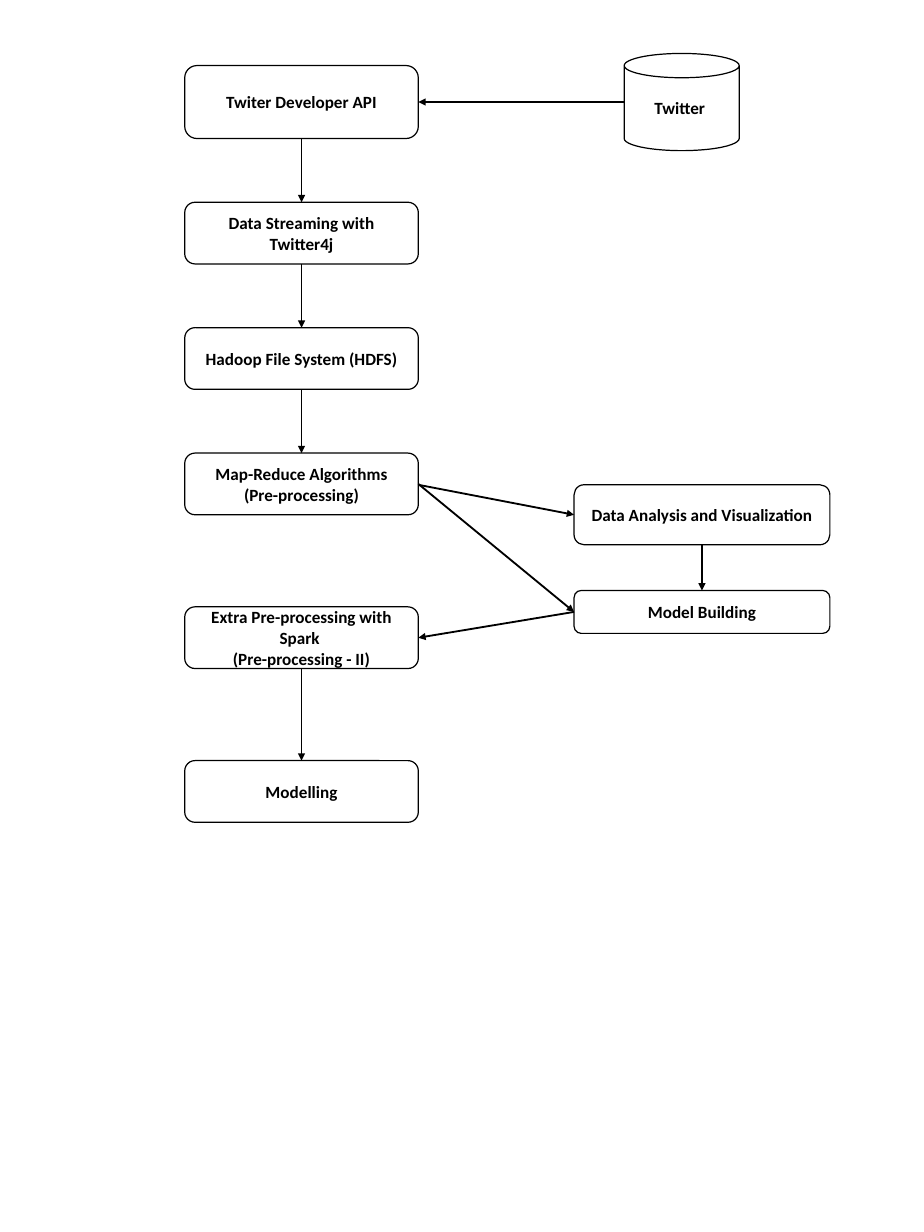
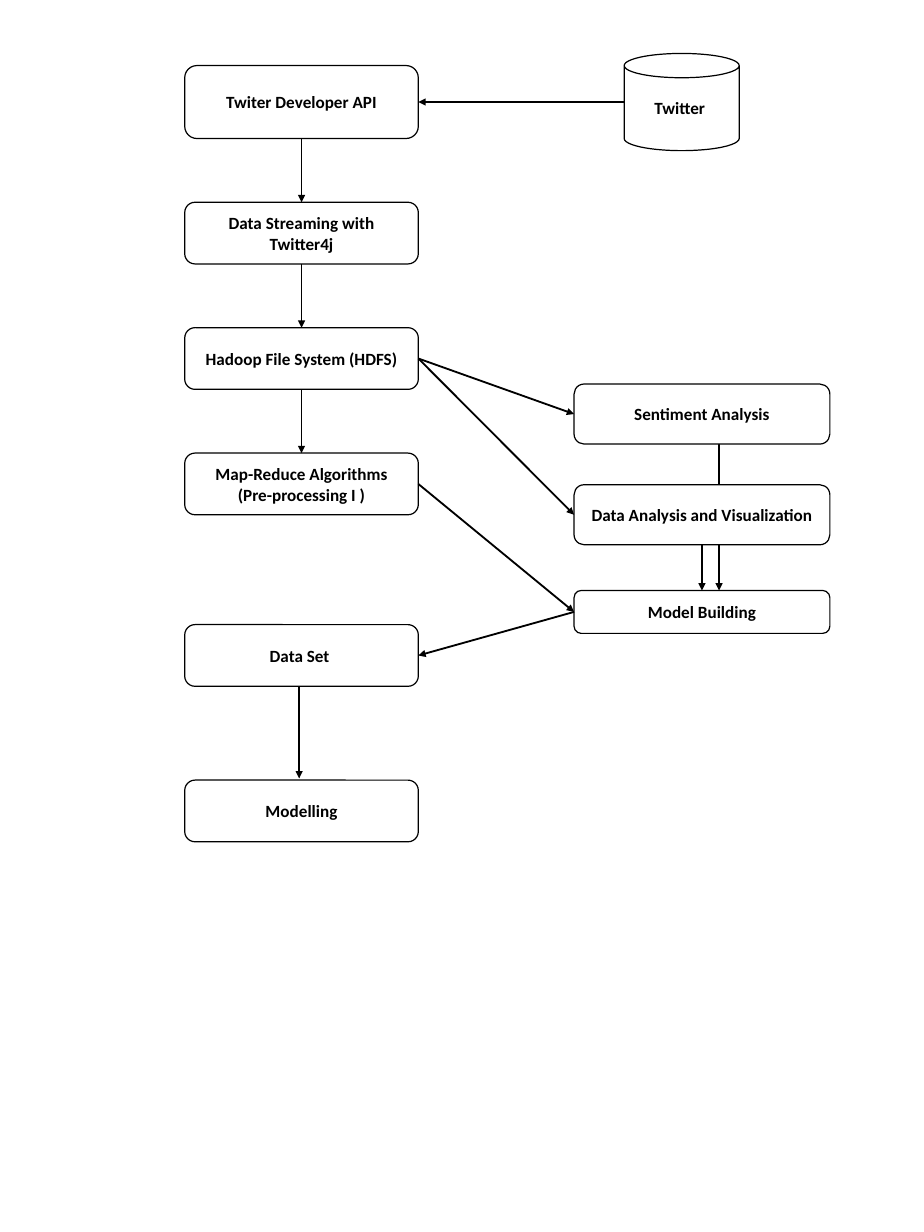
Before and after one commit to acikgozmehmet/BigDataProgramming, a slide deck: slide 1 of Project-Increment-2/Documentation/flowDiagram.pptx. Drawn at 924x1232 pixels with LibreOffice and Linux fonts; fonts in the diff are those of the drawing. Boxes give left, top, right and bottom in pixels: in the first picture for what was removed or moved away, otherwise in the second. Text is boxed around its words. In the diff, an @@ line names an element or a change of style, - is before the commit and + after.

```diff
--- a/Project-Increment-2/Documentation/flowDiagram.pptx
+++ b/Project-Increment-2/Documentation/flowDiagram.pptx
@@ arrow moved from (418, 485) - (574, 515) to (418, 358) - (574, 414) @@
@@ arrow added from (418, 358) to (574, 515), #000000 1.5 pt @@
@@ rounded rectangle added at (x1=574, y1=384, x2=830, y2=444), fill #FFFFFF, outline #000000 1 pt, 14 pt, text #000000, bold @@
+Sentiment Analysis
@@ arrow added from (719, 444) to (719, 590), #000000 1.5 pt @@
@@ text in rounded rectangle at (x1=215, y1=468, x2=387, y2=504): text changed @@
-Map-Reduce Algorithms
-(Pre-processing)
+Map-Reduce Algorithms
+(Pre-processing I )
@@ rounded rectangle removed at (x1=185, y1=607, x2=418, y2=669) @@
-Extra Pre-processing with Spark
-(Pre-processing - II)
@@ rounded rectangle added at (x1=185, y1=625, x2=418, y2=686), fill #FFFFFF, outline #000000 1 pt, 14 pt, text #000000, bold @@
+Data Set
@@ arrow moved from (574, 612) - (418, 638) to (574, 612) - (418, 656) @@
@@ arrow moved from (302, 669) - (302, 760) to (299, 686) - (299, 779) @@
@@ rounded rectangle "Modelling" moved from (x1=185, y1=760, x2=418, y2=822) to (x1=185, y1=781, x2=418, y2=842) @@
```
Also in this commit, not shown: 1 other file.
